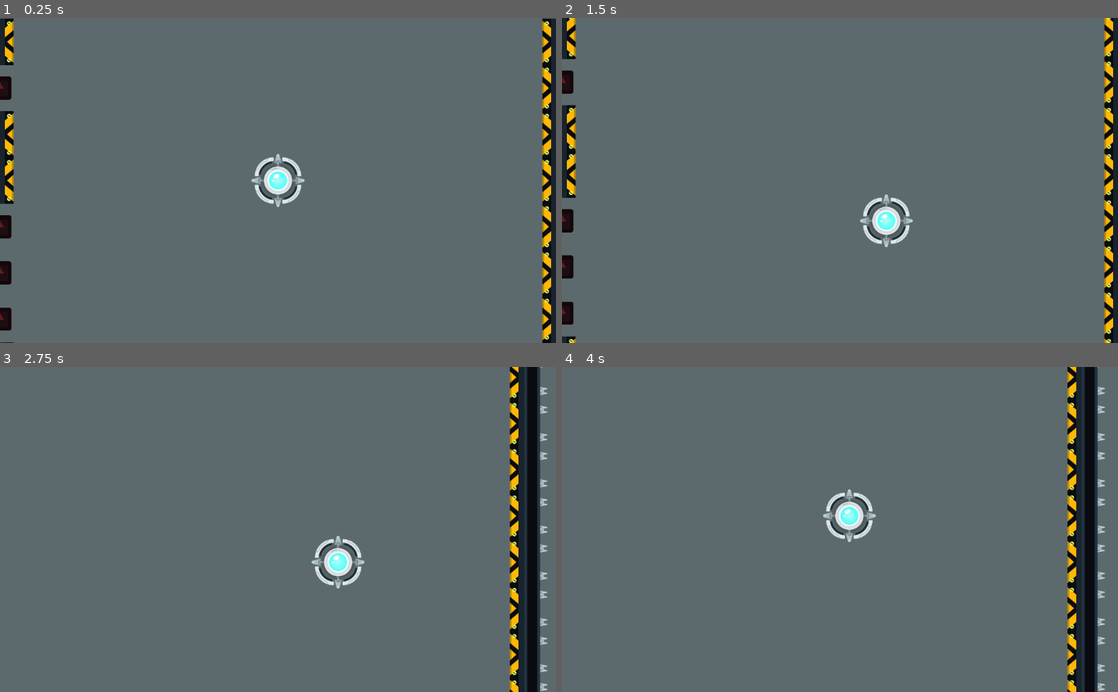
Above: before the commit, frames 1-4 (two rows, left to right).
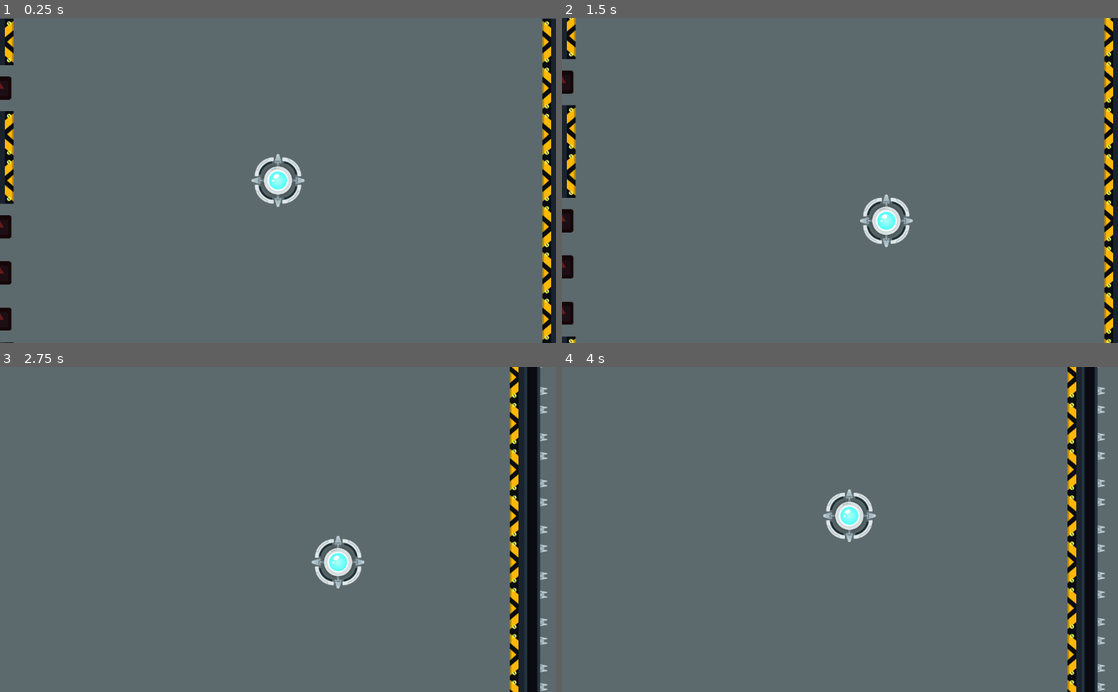
Above: after the commit, the same moments.

Repository: SubSage/RE-STICK-TED
Game: Godot game, scene res://Game.tscn
Same seed, same stepped clock (60 frames per second), same inputs: the game is played once before the commit and once after it. The engine's default icon, where the game draws it, is replaced by a stand-in: a white triangle on a blue panel in a dark square.
Inputs (mouse positions are in pixels of both pictures, inside the frame that each line leads up to):
- Up to frame 1 (0.25 s): no input
- Up to frame 2 (1.5 s): tap Enter at 0.5 s; move the mouse to (962, 164) at 0.52 s; hold Right (ui_right) 0.53-1.28 s; tap Space at 1.25 s; move the mouse to (728, 196) at 1.27 s; hold Down (ui_down) from 1.28 s (still down)
- Up to frame 3 (2.75 s): move the mouse to (333, 458) at 2.02 s; release Down (ui_down) at 2.03 s; hold Right (ui_right) from 2.03 s (still down)
- Up to frame 4 (4 s): move the mouse to (812, 594) at 2.77 s; release Right (ui_right) at 2.78 s; hold Up (ui_up) 2.78-3.53 s; move the mouse to (1006, 578) at 3.52 s; hold Left (ui_left) from 3.53 s (still down)

The runs differ from the first frame. In frame 1, less than 0.1% of the frame differs, in the area x 1-99%, y 1-99%; in frame 2, less than 0.1%, in the area x 1-99%, y 0-100%; in frame 3, less than 0.1%; in frame 4, less than 0.1%.

Commit message:
nothing big

Diff:
--- a/Game.tscn
+++ b/Game.tscn
@@ -5,7 +5,7 @@
 [ext_resource path="res://Player.tscn" type="PackedScene" id=3]
 [ext_resource path="res://assets/audio/GMTK 2018 industrial electro v2.wav" type="AudioStream" id=4]
 
-[node name="Game" type="Node" index="0"]
+[node name="Game" type="Node"]
 
 script = ExtResource( 1 )
 
--- a/Panel.gd
+++ b/Panel.gd
@@ -45,18 +45,19 @@
 
 	b.get_node("Area2D").add_to_group("enemy_bullet")
 	b.get_node("Sprite")
-	b.direction=direction
+	b.direction=self.direction
 	b.rotation=self.rotation
 	b.speed=128*1.5
 	b.size=128/2
 	b.get_node("Timer").wait_time=8
 	$Timer.start()
-	add_child(b)
+	$"..".add_child(b)
+	b.position=self.global_position
 	get_node("turretStandard/AnimationPlayer").play("fire")
 	pass # replace with function body
 
 
 func _on_spawndelay_timeout():
 	get_node("turretStandard").show()
-	get_node("turretStandard/AnimationPlayer").play("spawn")
+#	get_node("turretStandard/AnimationPlayer").play("spawn")
 	pass # replace with function body
--- a/Player.gd
+++ b/Player.gd
@@ -72,7 +72,8 @@
 	if Input.is_action_pressed("ui_exit"):
 		get_tree().quit()
 
-	if $Timer.time_left<=0.1 and (abs(motion.x)>0 or abs(motion.y)>0 ):
+#	if $Timer.time_left<=0.1 and
+	if (abs(motion.x)>0 or abs(motion.y)>0 ):
 		position += motion.normalized()*speed
 #		var b = Bullet.instance()
 ##		b.direction=motion.normalized()
--- /dev/null
+++ b/Scenes/turretStandard.gd
@@ -0,0 +1,15 @@
+extends "res://Scenes/wallStraight.gd"
+
+#onready var player = $AnimationPlayer
+
+func _ready():
+	# Called when the node is added to the scene for the first time.
+	# Initialization here
+#	$AnimationPlayer.play("spawn")
+	pass
+
+func _process(delta):
+
+	if not player.is_playing():
+		player.play("idle")
+	pass
--- a/Scenes/turretStandard.tscn
+++ b/Scenes/turretStandard.tscn
@@ -1,11 +1,12 @@
-[gd_scene load_steps=12 format=2]
-
-[ext_resource path="res://Sprites/_REF_turretStandard.png" type="Texture" id=1]
-[ext_resource path="res://Sprites/shadow.png" type="Texture" id=2]
-[ext_resource path="res://Sprites/turretStandard_Base.png" type="Texture" id=3]
-[ext_resource path="res://Sprites/turretFoot.png" type="Texture" id=4]
-[ext_resource path="res://Sprites/turretStandard_Track.png" type="Texture" id=5]
-[ext_resource path="res://Sprites/turretStandard_Barrel.png" type="Texture" id=6]
+[gd_scene load_steps=13 format=2]
+
+[ext_resource path="res://Scenes/turretStandard.gd" type="Script" id=1]
+[ext_resource path="res://Sprites/_REF_turretStandard.png" type="Texture" id=2]
+[ext_resource path="res://Sprites/shadow.png" type="Texture" id=3]
+[ext_resource path="res://Sprites/turretStandard_Base.png" type="Texture" id=4]
+[ext_resource path="res://Sprites/turretFoot.png" type="Texture" id=5]
+[ext_resource path="res://Sprites/turretStandard_Track.png" type="Texture" id=6]
+[ext_resource path="res://Sprites/turretStandard_Barrel.png" type="Texture" id=7]
 
 [sub_resource type="Animation" id=1]
 
@@ -289,15 +290,16 @@
 custom_solver_bias = 0.0
 extents = Vector2( 64, 64 )
 
-[node name="turretStandard" type="Node2D"]
-
+[node name="turretStandard" type="Node2D" index="0"]
+
+script = ExtResource( 1 )
 _sections_unfolded = [ "Visibility" ]
 
 [node name="REF" type="Sprite" parent="." index="0"]
 
 visible = false
 modulate = Color( 1, 1, 1, 0.419922 )
-texture = ExtResource( 1 )
+texture = ExtResource( 2 )
 _sections_unfolded = [ "Visibility" ]
 
 [node name="obj" type="Node2D" parent="." index="1"]
@@ -307,39 +309,39 @@
 [node name="shadow" type="Sprite" parent="obj" index="0"]
 
 scale = Vector2( 0.5, 0.5 )
-texture = ExtResource( 2 )
-_sections_unfolded = [ "Transform" ]
-
-[node name="base" type="Sprite" parent="obj" index="1"]
-
 texture = ExtResource( 3 )
 _sections_unfolded = [ "Transform" ]
 
+[node name="base" type="Sprite" parent="obj" index="1"]
+
+texture = ExtResource( 4 )
+_sections_unfolded = [ "Transform" ]
+
 [node name="footTop" type="Sprite" parent="obj" index="2"]
 
 position = Vector2( -60.9889, -48.5744 )
 rotation = -1.0472
-texture = ExtResource( 4 )
+texture = ExtResource( 5 )
 _sections_unfolded = [ "Transform", "Visibility" ]
 
 [node name="footBottom" type="Sprite" parent="obj" index="3"]
 
 position = Vector2( -60.706, 45.7596 )
 rotation = -2.0944
-texture = ExtResource( 4 )
+texture = ExtResource( 5 )
 _sections_unfolded = [ "Transform", "Visibility" ]
 
 [node name="rail" type="Sprite" parent="obj" index="4"]
 
 editor/display_folded = true
 position = Vector2( -6, 0 )
-texture = ExtResource( 5 )
+texture = ExtResource( 6 )
 _sections_unfolded = [ "Transform", "Visibility" ]
 
 [node name="barrel" type="Sprite" parent="obj/rail" index="0"]
 
 position = Vector2( 36, 0 )
-texture = ExtResource( 6 )
+texture = ExtResource( 7 )
 _sections_unfolded = [ "Transform" ]
 
 [node name="AnimationPlayer" type="AnimationPlayer" parent="." index="2"]
@@ -354,6 +356,7 @@
 anims/idle = SubResource( 3 )
 anims/spawn = SubResource( 4 )
 blend_times = [  ]
+_sections_unfolded = [ "Playback Options" ]
 
 [node name="KinematicBody2D" type="KinematicBody2D" parent="." index="3"]
 
--- a/Scenes/wallStraight.gd
+++ b/Scenes/wallStraight.gd
@@ -1,10 +1,11 @@
 extends Node2D
 
+onready var player = $AnimationPlayer
 
 func _ready():
 	# Called when the node is added to the scene for the first time.
 	# Initialization here
-	$AnimationPlayer.play("spawn")
+	player.play("idle")
 	pass
 
 #func _process(delta):
--- a/Scenes/wallStraight.tscn
+++ b/Scenes/wallStraight.tscn
@@ -140,10 +140,10 @@
 tracks/1/imported = false
 tracks/1/enabled = true
 tracks/1/keys = {
-"times": PoolRealArray( 0 ),
-"transitions": PoolRealArray( 1 ),
-"update": 1,
-"values": [ false ]
+"times": PoolRealArray( 0, 1 ),
+"transitions": PoolRealArray( 1, 1 ),
+"update": 1,
+"values": [ false, false ]
 }
 tracks/2/type = "value"
 tracks/2/path = NodePath("jets:visible")
@@ -398,6 +398,7 @@
 
 [node name="jets" type="Node2D" parent="." index="1"]
 
+editor/display_folded = true
 visible = false
 _sections_unfolded = [ "Visibility" ]
 
@@ -412,14 +413,13 @@
 [node name="shadow" type="Sprite" parent="obj" index="0"]
 
 visible = false
-position = Vector2( 0, 10 )
-scale = Vector2( 0.5, 0.2 )
+position = Vector2( 0, 30 )
+scale = Vector2( 0.5, 0.25 )
 texture = ExtResource( 4 )
 _sections_unfolded = [ "Transform", "Visibility" ]
 
 [node name="legs" type="Node2D" parent="obj" index="1"]
 
-editor/display_folded = true
 _sections_unfolded = [ "Transform" ]
 
 [node name="left" type="Sprite" parent="obj/legs" index="0"]
@@ -427,7 +427,8 @@
 position = Vector2( -38, -42 )
 scale = Vector2( 0.75, 0.75 )
 texture = ExtResource( 5 )
-_sections_unfolded = [ "Transform" ]
+flip_h = true
+_sections_unfolded = [ "Offset", "Transform" ]
 
 [node name="right" type="Sprite" parent="obj/legs" index="1"]
 
@@ -442,7 +443,6 @@
 
 [node name="directionIndicator" type="Node2D" parent="obj" index="3"]
 
-editor/display_folded = true
 position = Vector2( 0, 11 )
 _sections_unfolded = [ "Visibility" ]
 
@@ -460,12 +460,12 @@
 [node name="left" type="Node2D" parent="obj/directionIndicator/lights" index="0"]
 
 position = Vector2( -51, 0 )
-rotation = 0.569977
+rotation = 1.06521
 _sections_unfolded = [ "Transform" ]
 
 [node name="rays" type="Node2D" parent="obj/directionIndicator/lights/left" index="0"]
 
-editor/display_folded = true
+visible = false
 _sections_unfolded = [ "Visibility" ]
 
 [node name="top" type="Sprite" parent="obj/directionIndicator/lights/left/rays" index="0"]
@@ -487,12 +487,12 @@
 [node name="right" type="Node2D" parent="obj/directionIndicator/lights" index="1"]
 
 position = Vector2( 51, 0 )
-rotation = 0.569977
+rotation = 1.06521
 _sections_unfolded = [ "Transform" ]
 
 [node name="rays" type="Node2D" parent="obj/directionIndicator/lights/right" index="0"]
 
-editor/display_folded = true
+visible = false
 _sections_unfolded = [ "Visibility" ]
 
 [node name="top" type="Sprite" parent="obj/directionIndicator/lights/right/rays" index="0"]
@@ -523,6 +523,7 @@
 anims/spawn = SubResource( 3 )
 anims/warning = SubResource( 4 )
 blend_times = [  ]
+_sections_unfolded = [ "Playback Options" ]
 
 [node name="KinematicBody2D" type="KinematicBody2D" parent="." index="4"]
 
--- a/World.gd
+++ b/World.gd
@@ -10,9 +10,14 @@
 var stage=0
 
 func _ready():
+
 	pass
 
 func init(var level):
+
+	var testwall = Wall.instance()
+	testwall.position=Vector2(-19,-42)
+	add_child(testwall)
 
 	if level == 1:
 		for panels in range(0,grid_size.x):
@@ -29,6 +34,7 @@
 						p.direction=Vector2(1,0)
 						if panels == grid_size.x-1:
 							add_child(p)
+							p.direction=Vector2(-1,0)
 							p.rotate(deg2rad(180))
 						else:
 							add_child(p)
@@ -48,7 +54,7 @@
 				if randf()<.3:
 					enemy_count += 1
 					var p = Panels.instance()
-					p.delay(min(1.4,panels/10.0))
+					p.delay(.001)
 					p.position.x=panels * cell_size
 					p.direction=Vector2(0,1)
 					add_child(p)
@@ -58,7 +64,7 @@
 					enemy_count += 1
 					p2.position.x=panels * cell_size
 					p2.position.y=(grid_size.y - 1) * cell_size
-					p2.delay(min(1.4,panels/10.0 + ((grid_size.y - 1))/30.0))
+					p2.delay(.001)
 					p2.direction=Vector2(0,-1)
 					add_child(p2)
 					p2.get_node("turretStandard").rotate(deg2rad(270))
